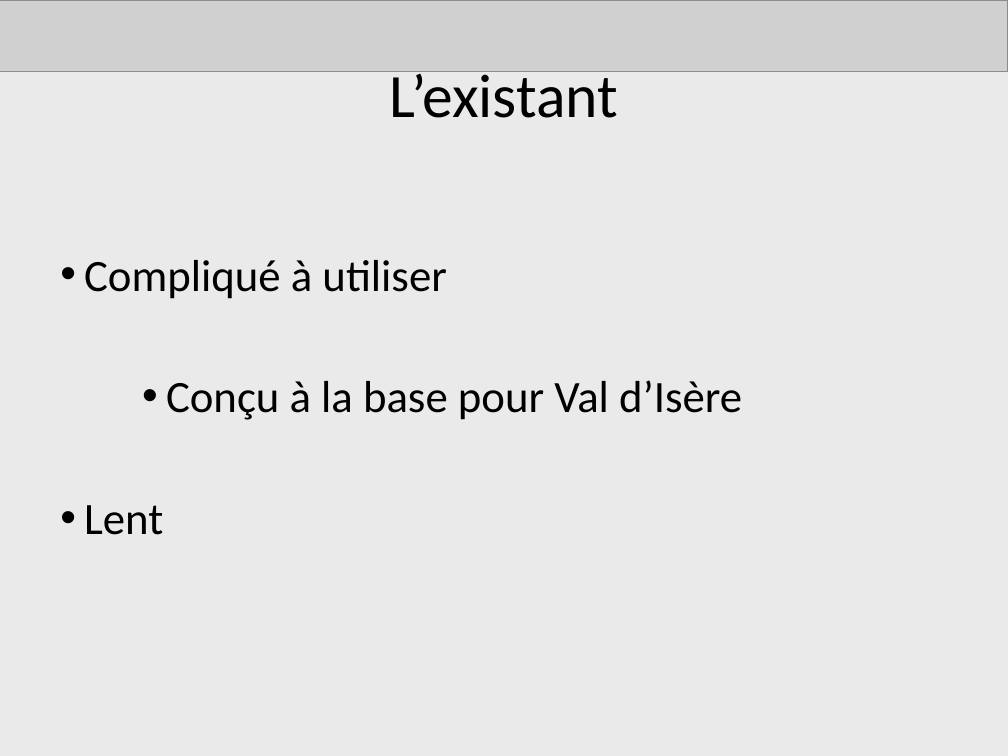
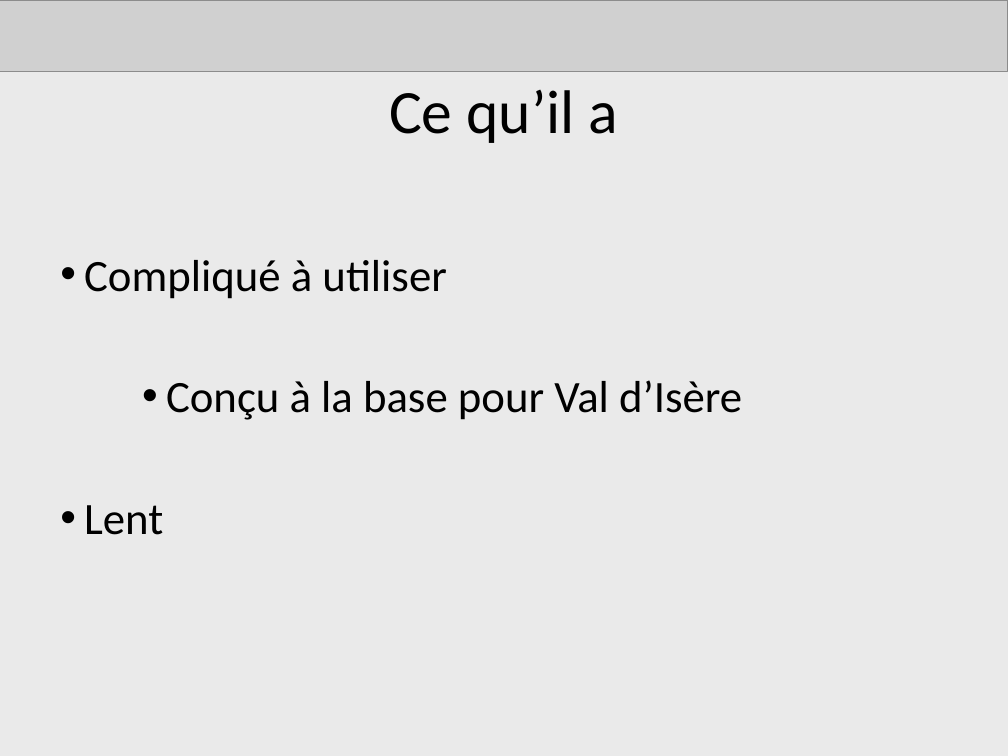
Before and after one commit to AdrienLombard/SimplePass, a slide deck: slide 5 of source/Projet Courchevel - Bilan intermédiaire.ppt. Drawn at 1008x756 pixels with LibreOffice and Linux fonts; fonts in the diff are those of the drawing; grey boxes stand for pictures. Boxes give left, top, right and bottom in pixels: in the first picture for what was removed or moved away, otherwise in the second. Text is boxed around its words. In the diff, an @@ line names an element or a change of style, - is before the commit and + after.

```diff
--- a/source/Projet Courchevel - Bilan intermédiaire.ppt
+++ b/source/Projet Courchevel - Bilan intermédiaire.ppt
@@ title removed at (390, 71, 618, 118) @@
-L’existant
@@ title added at (389, 90, 619, 143), 44 pt, text #000000 @@
+Ce qu’il a
```
Also in this commit, not shown: 8 other slides changed.
